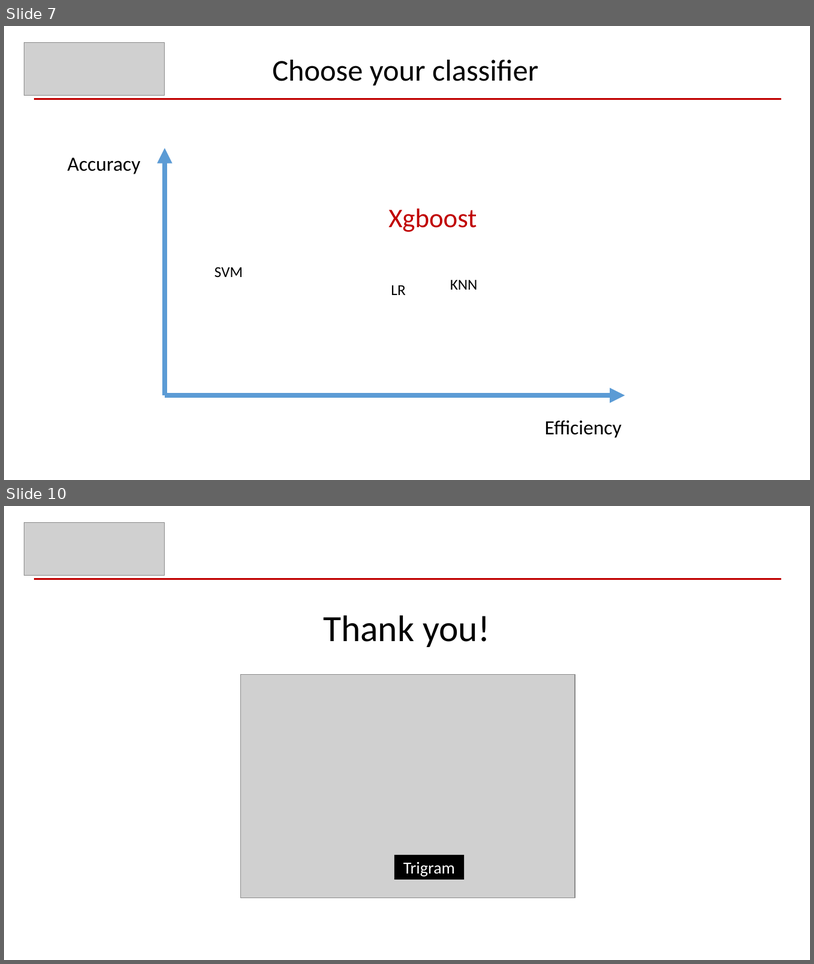
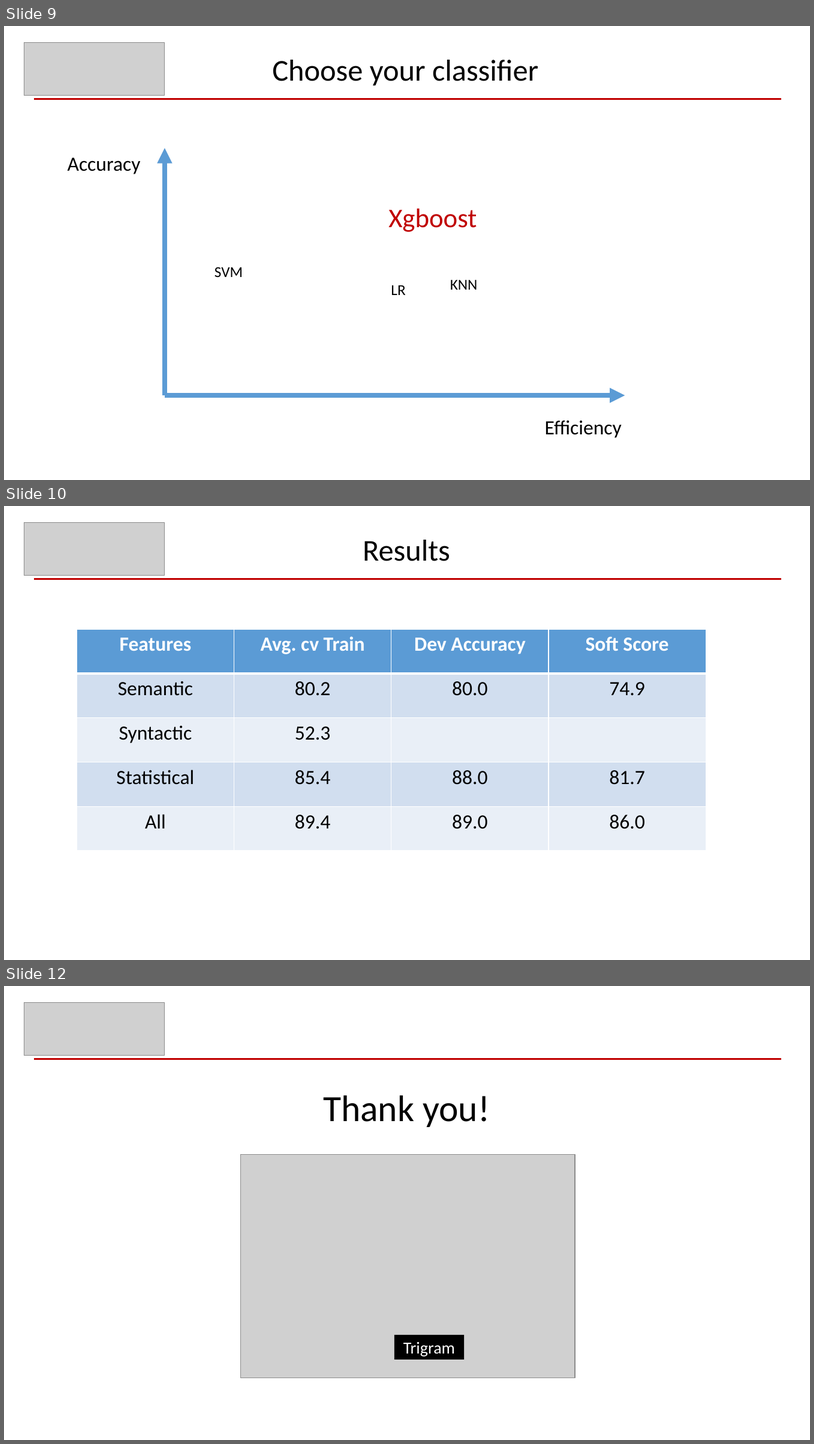
Before and after one commit to normanyahq/CMU-11761-Team-Project, a slide deck: slides/Presentation1.pptx. Shown one above the other, each under a label of ours: slides 7 and 10 before the commit, slides 9, 10 and 12 after it; the slides between them are not shown. The pictures are 814x964 and 814x1444 pixels, drawn with LibreOffice and Linux fonts; fonts in the diff are those of the drawing; grey boxes stand for pictures. Boxes give left, top, right and bottom in pixels: in the first picture for what was removed or moved away, otherwise in the second. Text is boxed around its words. In the diff, an @@ line names an element or a change of style, - is before the commit and + after.

```diff
--- a/slides/Presentation1.pptx
+++ b/slides/Presentation1.pptx
@@ slide 10 added at box(4, 506, 810, 960), background #FFFFFF @@
@@ picture added at box(24, 522, 164, 575) @@
@@ text added at box(363, 540, 450, 561), 36 pt, text #000000 @@
+Results
@@ line added from (34, 579) to (782, 579), #C00000 2 pt @@
@@ table added at box(77, 629, 706, 850), 5 rows, 4 columns @@
+Features | Avg. cv Train | Dev Accuracy | Soft Score
+Semantic | 80.2 | 80.0 | 74.9
+Syntactic | 52.3 |  | 
+Statistical | 85.4 | 88.0 | 81.7
+All | 89.4 | 89.0 | 86.0
@@ what was slide 7 is now slide 9 @@
@@ what was slide 10 is now slide 12 @@
```
Also in this commit, not shown: 2 slides changed, 2 other slides added, 1 slide removed.
